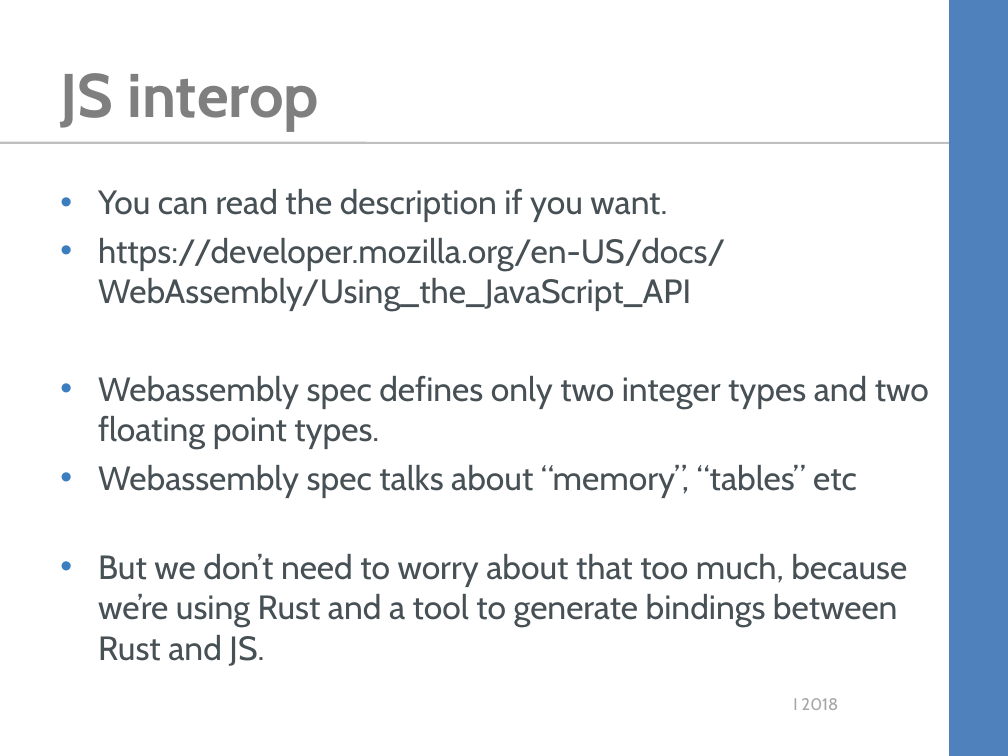
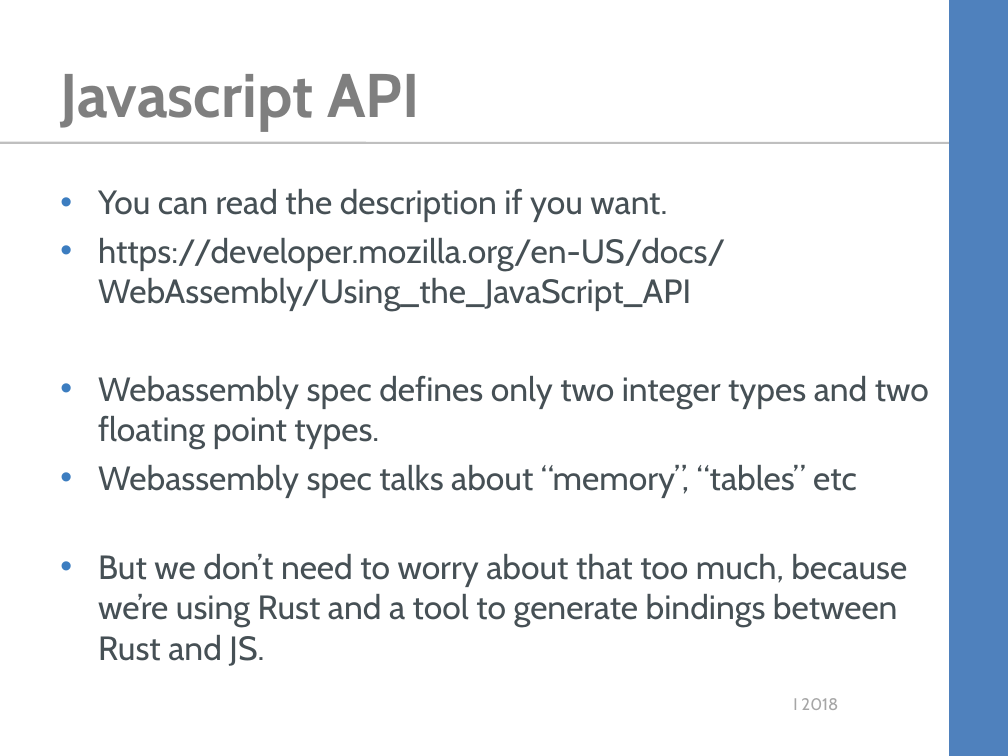
Before and after one commit to kimtuck/WebAssembly, a slide deck: slide 11 of webassembly.ppt (slide 10 before the commit). Drawn at 1008x756 pixels with LibreOffice and Linux fonts; fonts in the diff are those of the drawing; background and template pictures are left out. Boxes give left, top, right and bottom in pixels: in the first picture for what was removed or moved away, otherwise in the second. Text is boxed around its words. In the diff, an @@ line names an element or a change of style, - is before the commit and + after.

```diff
--- a/webassembly.ppt
+++ b/webassembly.ppt
@@ title at (x1=60, y1=74, x2=420, y2=131): text changed @@
-JS interop
+Javascript API
```
Also in this commit, not shown: 6 other slides changed, 5 slides added, 1 slide removed, 6 other files.
